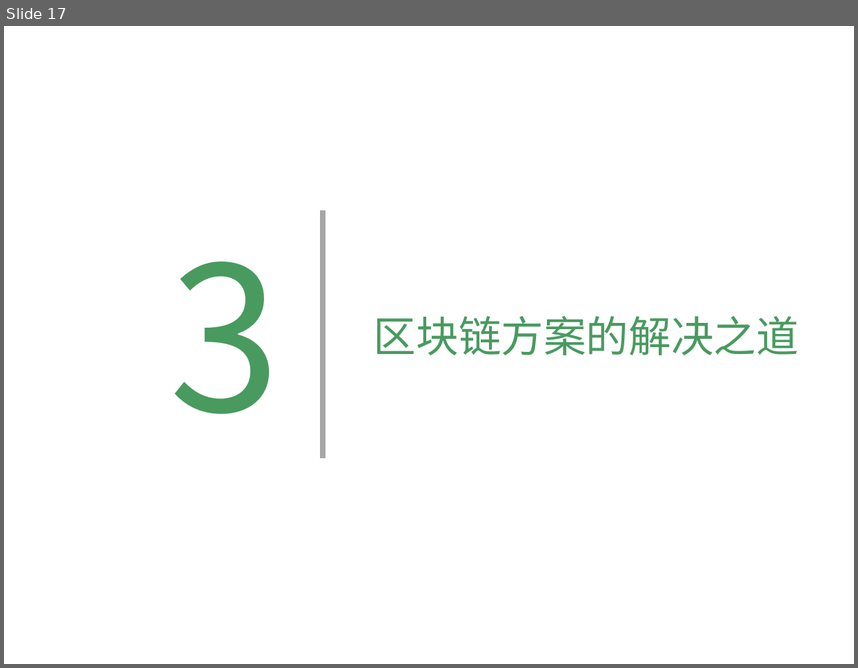
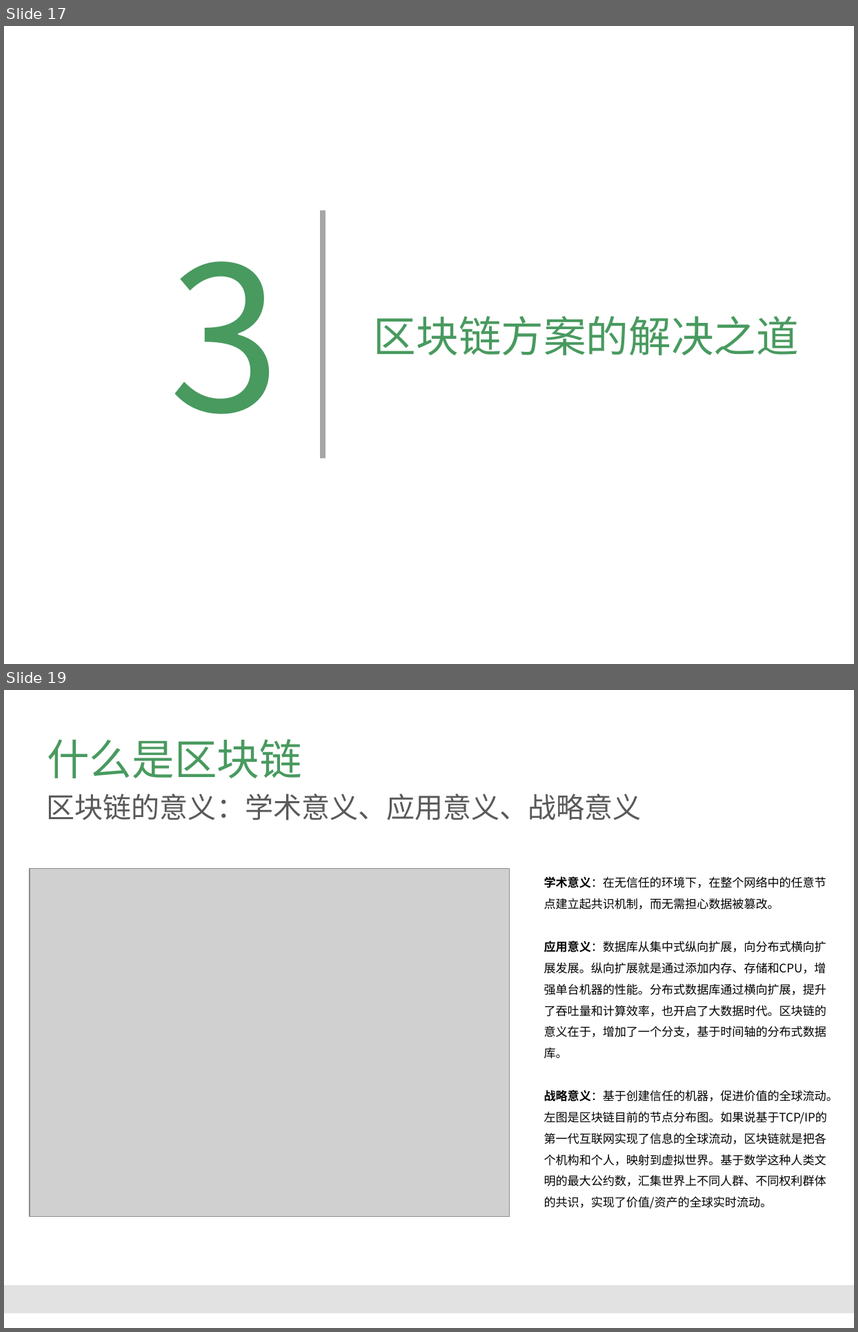
Before and after one commit to Catfeeds/DOC, a slide deck: A阿曼/proposal for Oman.pptx. Shown one above the other, each under a label of ours: slide 17 before the commit, slides 17 and 19 after it; the slides between them are not shown. The pictures are 858x668 and 858x1332 pixels, drawn with LibreOffice and Linux fonts; fonts in the diff are those of the drawing; grey boxes stand for pictures; background and template pictures are left out. Boxes give left, top, right and bottom in pixels: in the first picture for what was removed or moved away, otherwise in the second. Text is boxed around its words. In the diff, an @@ line names an element or a change of style, - is before the commit and + after.

```diff
--- a/A阿曼/proposal for Oman.pptx
+++ b/A阿曼/proposal for Oman.pptx
@@ slide 19 added at (x1=4, y1=690, x2=854, y2=1328), background #FFFFFF @@
@@ title added at (x1=47, y1=739, x2=302, y2=778), 36 pt, text #489A5F @@
+什么是区块链
@@ text added at (x1=47, y1=793, x2=642, y2=820), 24 pt, text #595959 @@
+区块链的意义：学术意义、应用意义、战略意义
@@ picture added at (x1=30, y1=869, x2=509, y2=1216) @@
@@ text added at (x1=544, y1=876, x2=838, y2=1208), 10 pt, text #000000 @@
+学术意义：在无信任的环境下，在整个网络中的任意节点建立起共识机制，而无需担心数据被篡改。
+应用意义：数据库从集中式纵向扩展，向分布式横向扩展发展。纵向扩展就是通过添加内存、存储和CPU，增强单台机器的性能。分布式数据库通过横向扩展，提升了吞吐量和计算效率，也开启了大数据时代。区块链的意义在于，增加了一个分支，基于时间轴的分布式数据库。
+战略意义：基于创建信任的机器，促进价值的全球流动。左图是区块链目前的节点分布图。如果说基于TCP/IP的第一代互联网实现了信息的全球流动，区块链就是把各个机构和个人，映射到虚拟世界。基于数学这种人类文明的最大公约数，汇集世界上不同人群、不同权利群体的共识，实现了价值/资产的全球实时流动。
@@ rectangle added at (x1=4, y1=1285, x2=854, y2=1313), fill #E2E2E2 @@
```
Also in this commit, not shown: 8 slides changed, 10 other slides added, 6 slides removed.
